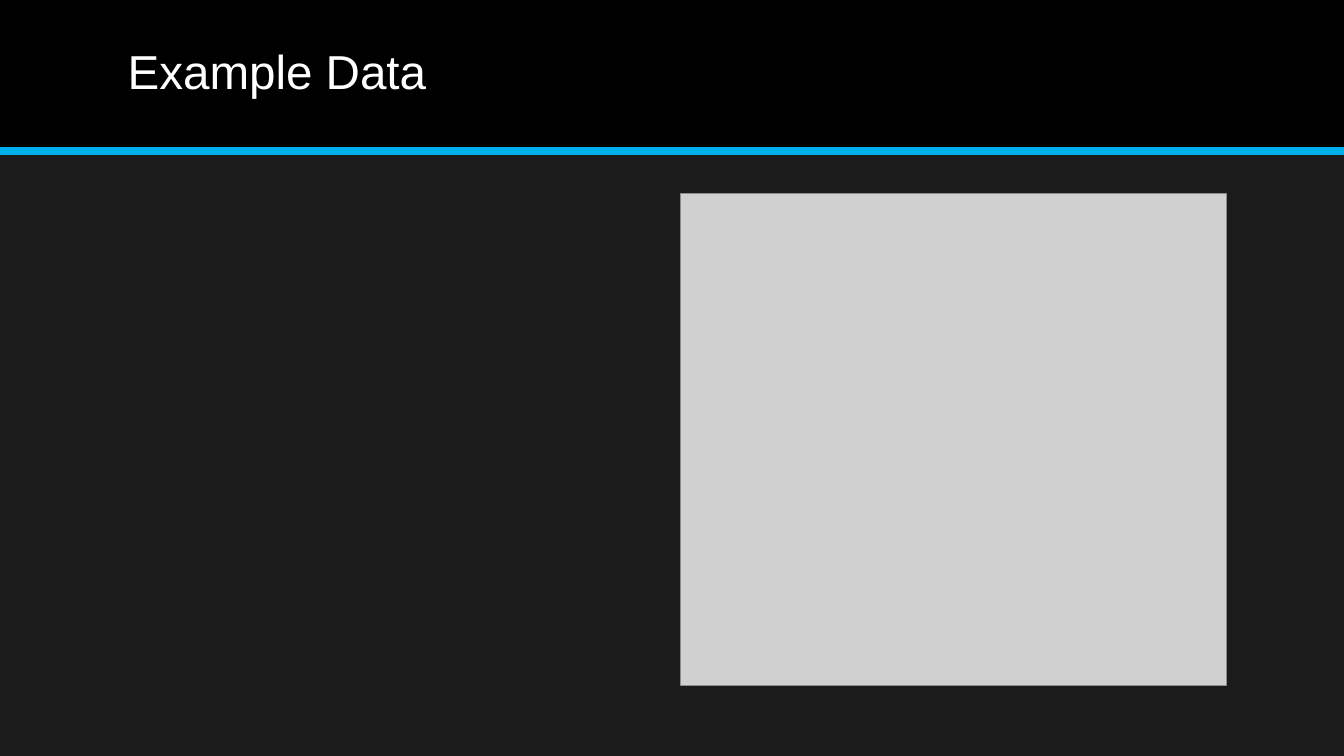
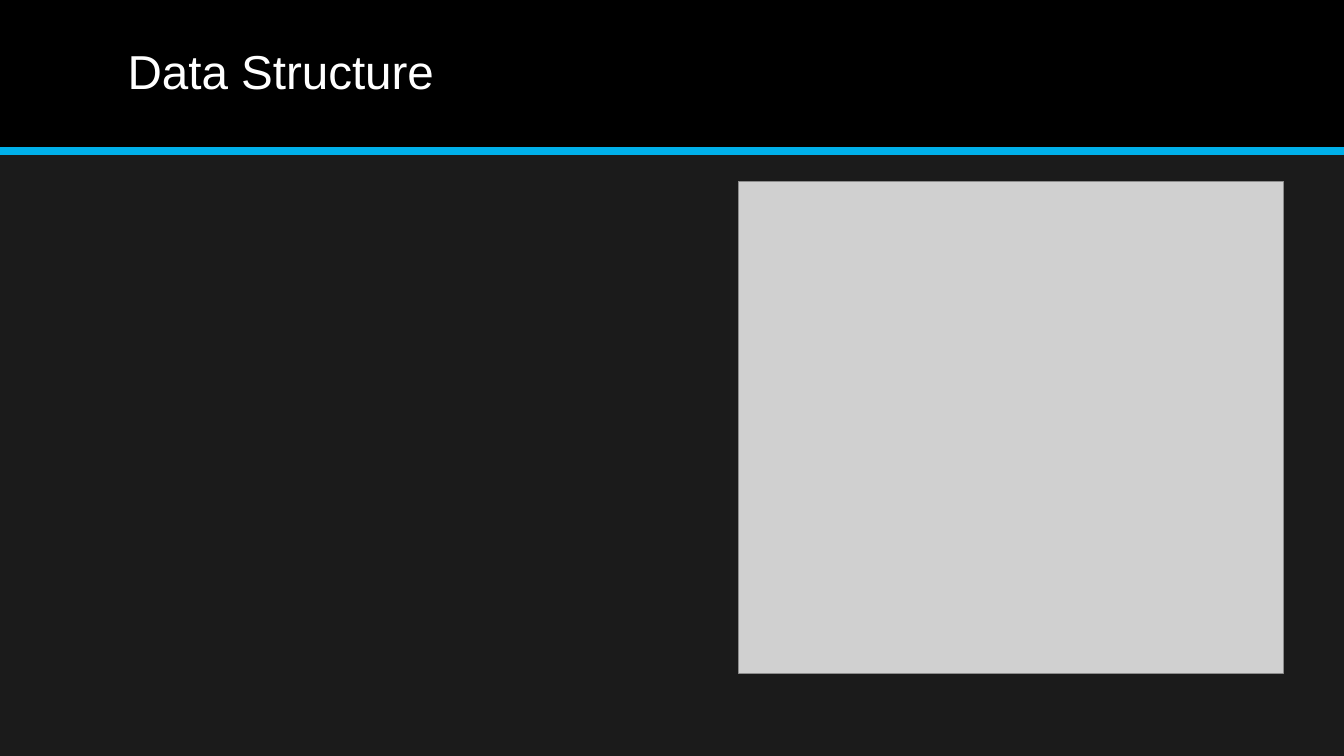
Before and after one commit to aajunwa/capstone, a slide deck: slide 7 of Student Alcohol Consumption Data Science Project.pptx (slide 4 before the commit). Drawn at 1344x756 pixels with LibreOffice and Linux fonts; fonts in the diff are those of the drawing; grey boxes stand for pictures. Boxes give left, top, right and bottom in pixels: in the first picture for what was removed or moved away, otherwise in the second. Text is boxed around its words. In the diff, an @@ line names an element or a change of style, - is before the commit and + after.

```diff
--- a/Student Alcohol Consumption Data Science Project.pptx
+++ b/Student Alcohol Consumption Data Science Project.pptx
@@ title at (128, 55, 434, 90): text changed @@
-Example Data
+Data Structure
@@ picture: place and size @@
-picture at (681, 194, 1226, 686)
+picture at (738, 181, 1284, 674)
```
Also in this commit, not shown: 16 other slides changed, 3 slides added, 3 slides removed, 2 other files.
